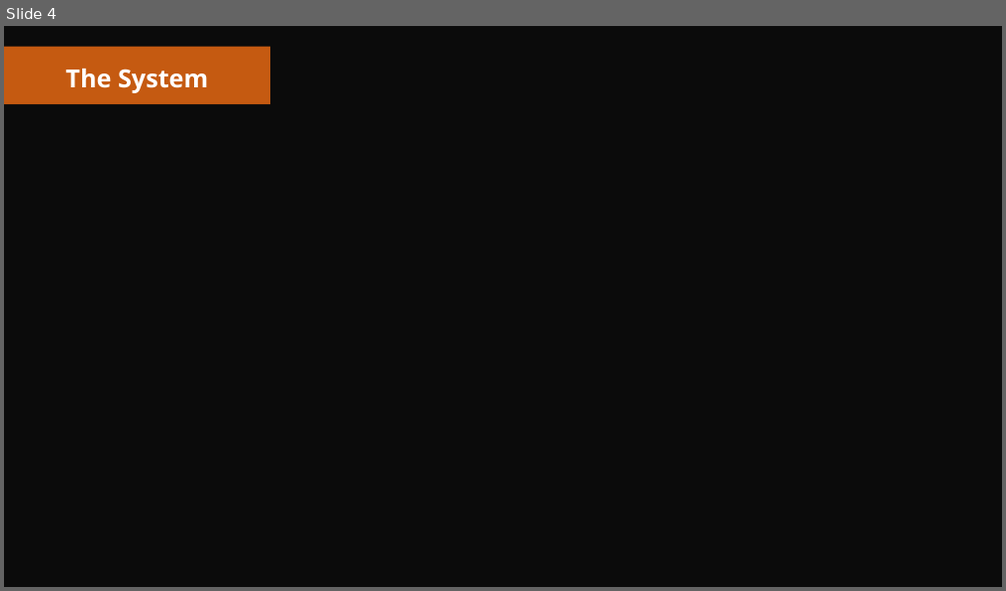
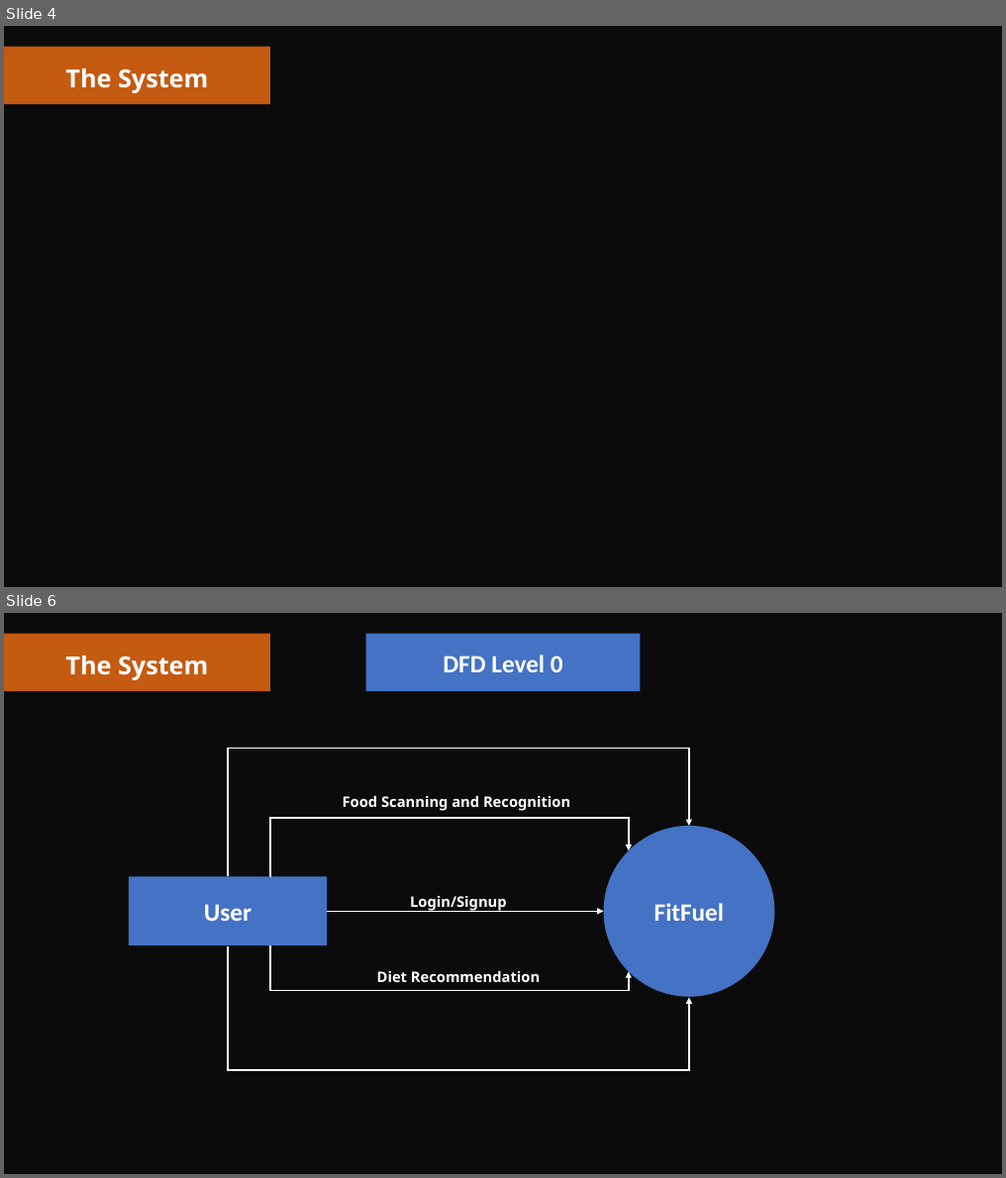
Before and after one commit to vishnuhidesh/FitFuel, a slide deck: Second Review.pptx. Shown one above the other, each under a label of ours: slide 4 before the commit, slides 4 and 6 after it; the slides between them are not shown. The pictures are 1006x591 and 1006x1178 pixels, drawn with LibreOffice and Linux fonts; fonts in the diff are those of the drawing; background and template pictures are left out; a plain dark background stands for a picture behind light text. Boxes give left, top, right and bottom in pixels: in the first picture for what was removed or moved away, otherwise in the second. Text is boxed around its words. In the diff, an @@ line names an element or a change of style, - is before the commit and + after.

```diff
--- a/Second Review.pptx
+++ b/Second Review.pptx
@@ slide 6 added at box(4, 613, 1002, 1174), background picture (left out) @@
@@ rectangle added at box(4, 613, 1002, 1174), fill #000000 at 72% opacity @@
@@ rectangle added at box(4, 633, 270, 691), fill #C55A11 @@
@@ rectangle added at box(366, 633, 641, 691), fill #4472C4 @@
@@ text added at box(65, 656, 208, 680), 24 pt, text #FFFFFF, bold @@
+The System
@@ text added at box(443, 655, 563, 672), 24 pt, text #FFFFFF, bold @@
+DFD Level 0
@@ elbow arrow added from (228, 876) to (689, 826), #FFFFFF 1.5 pt @@
@@ elbow arrow added from (270, 876) to (629, 851), #FFFFFF 1.5 pt @@
@@ text added at box(343, 795, 570, 811), 14 pt, text #FFFFFF, bold @@
+Food Scanning and Recognition
@@ ellipse added at box(604, 826, 775, 997), fill #4472C4, 24 pt, text #FFFFFF, bold @@
+FitFuel
@@ rectangle added at box(129, 876, 328, 946), fill #4472C4, 24 pt, text #FFFFFF, bold @@
+User
@@ text added at box(410, 896, 507, 912), 14 pt, text #FFFFFF, bold @@
+Login/Signup
@@ arrow added from (327, 912) to (604, 912), #FFFFFF 1.5 pt @@
@@ elbow arrow added from (228, 947) to (689, 998), #FFFFFF 1.5 pt @@
@@ elbow arrow added from (270, 947) to (629, 971), #FFFFFF 1.5 pt @@
@@ text added at box(377, 970, 540, 982), 14 pt, text #FFFFFF, bold @@
+Diet Recommendation
```
Also in this commit, not shown: 1 slide changed, 1 other file.
